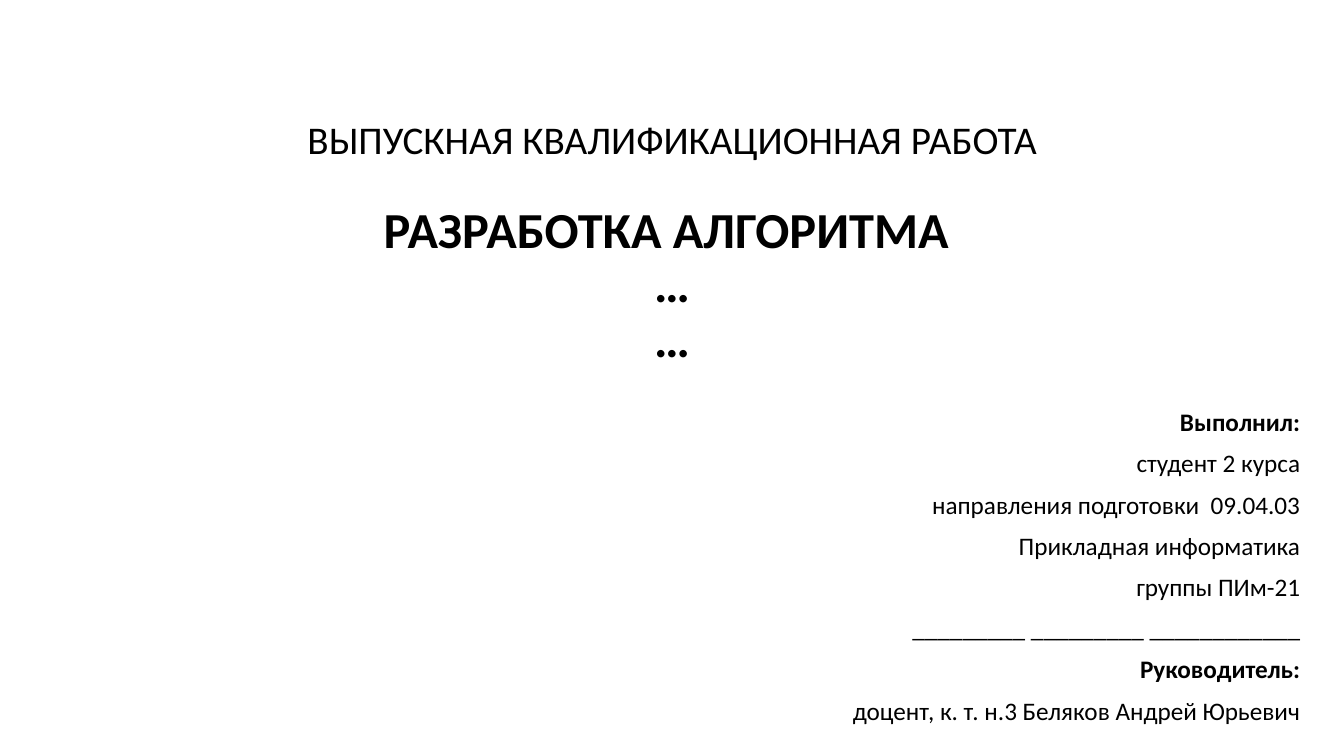
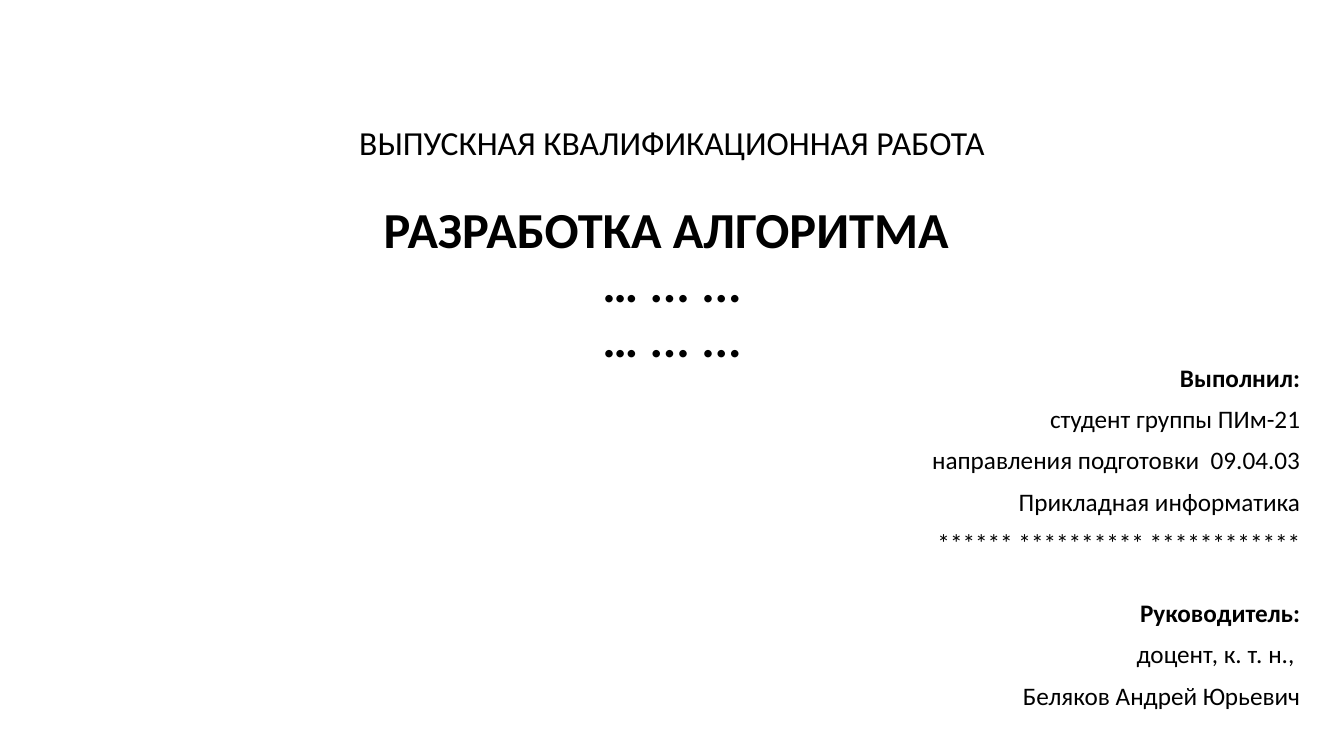
Before and after one commit to permCoding/Magistr-2022, a slide deck: slide 1 of 08-ВКР/как оформлять/Презентация-к-ВКР.pptx. Drawn at 1344x756 pixels with LibreOffice and Linux fonts; fonts in the diff are those of the drawing. Boxes give left, top, right and bottom in pixels: in the first picture for what was removed or moved away, otherwise in the second. Text is boxed around its words. In the diff, an @@ line names an element or a change of style, - is before the commit and + after.

```diff
--- a/08-ВКР/как оформлять/Презентация-к-ВКР.pptx
+++ b/08-ВКР/как оформлять/Презентация-к-ВКР.pptx
@@ title at (x1=359, y1=132, x2=984, y2=249): text changed; size 28 to 36 pt; bold on @@
-ВЫПУСКНАЯ КВАЛИФИКАЦИОННАЯ РАБОТА
-РАЗРАБОТКА АЛГОРИТМА
-…
-…
+ВЫПУСКНАЯ КВАЛИФИКАЦИОННАЯ РАБОТА
+РАЗРАБОТКА АЛГОРИТМА
+… ... ...
+… ... ...
@@ text at (x1=1050, y1=411, x2=1300, y2=432): text changed @@
-студент 2 курса
+студент группы ПИм-21
@@ text at (x1=1136, y1=579, x2=1300, y2=600): text changed @@
-группы ПИм-21
-_________ _________ ____________
+****** ********** ************
@@ text at (x1=1023, y1=650, x2=1300, y2=709): text changed @@
-доцент, к. т. н.3 Беляков Андрей Юрьевич
+доцент, к. т. н.,
+Беляков Андрей Юрьевич
```
Also in this commit, not shown: 8 other slides changed, 3 slides added, 2 slides removed.
